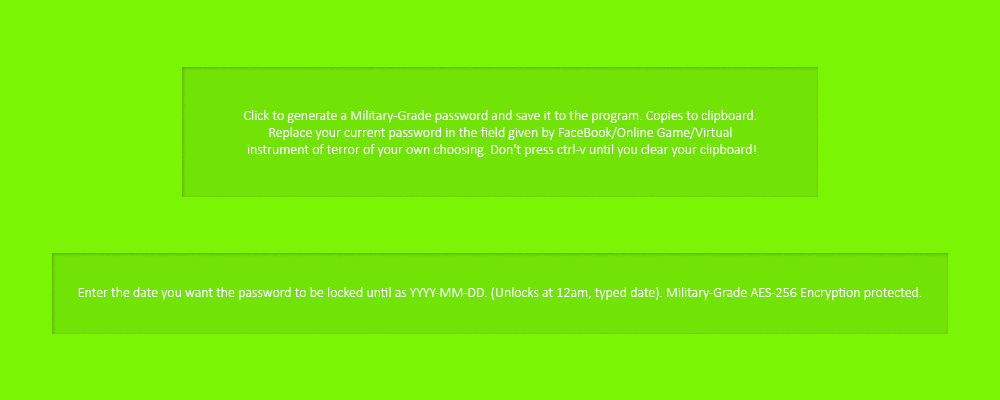
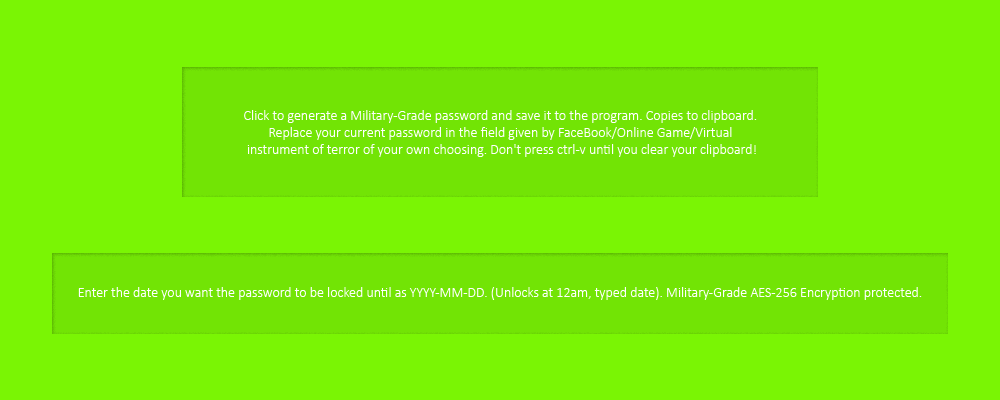
Comparing the layer stacks of the two w=1000, h=400 images. Changes:
renamed "Layer 3" to "Layer 2", moved it above "Enter the date you want the password to be locked until as YYYY", painted on it over [left=78, top=110, right=922, bottom=300]
painted on "Enter the date you want the password to be locked until as YYYY" over [left=78, top=110, right=922, bottom=300]
removed layer "Click to generate a Military-Grade password and save it to the" from group "Artboard 1" over [left=244, top=110, right=757, bottom=157]
removed layer "Rectangle 1 copy" from group "Artboard 1" over [left=78, top=287, right=922, bottom=300]
removed layer "Rectangle 1" from group "Artboard 1" over [left=244, top=110, right=757, bottom=157]
